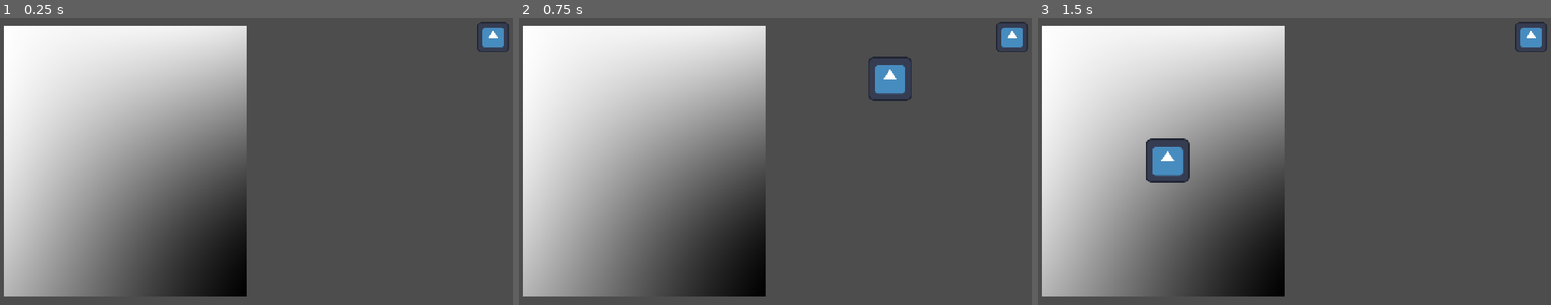
Above: before the commit, frames 1-3 (left to right).
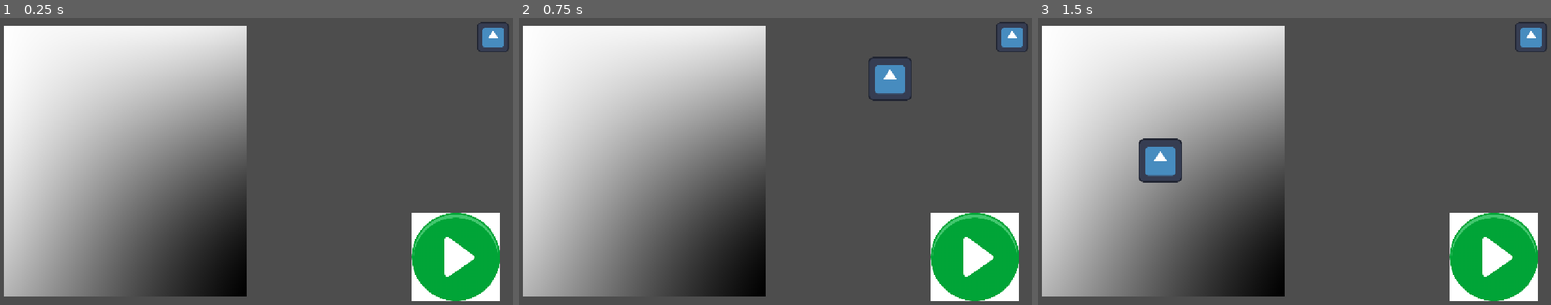
Above: after the commit, the same moments.

Repository: Demoplate/UMPSA-GAME
Game: Godot game, scene res://main.tscn
The game is run twice, just before and just after one commit, with the same random seed, the same clock (stepped at 60 frames per second) and the same inputs. The engine's default icon, where the game draws it, is replaced by a stand-in: a white triangle on a blue panel in a dark square.
Inputs (mouse positions are in pixels of both pictures, inside the frame that each line leads up to):
- Up to frame 1 (0.25 s): no input
- Up to frame 2 (0.75 s): tap Enter at 0.5 s; drag from (1011, 38) to (647, 161) at 0.52 s
- Up to frame 3 (1.5 s): tap Space at 1.25 s; drag from (1186, 175) to (1530, 38) at 1.27 s

The runs differ from the first frame. In frame 1, 5.3% of the frame differs, in the area x 80-98%, y 67-99%; in frame 2, 5.3%; in frame 3, 6.1%, in the area x 19-98%, y 41-99%.

Commit message:
building welder

Diff:
--- a/umpsa_game/Game Scripts/GameData.gd
+++ b/umpsa_game/Game Scripts/GameData.gd
@@ -1,4 +1,3 @@
 extends Node
 
-# This array will hold the position and type of every placed part
 var saved_parts: Array = []
--- /dev/null
+++ b/umpsa_game/Game Scripts/Level Scripts/LVL1.gd
@@ -0,0 +1,40 @@
+extends Node2D
+
+func _ready():
+	if GameData.saved_parts.is_empty():
+		return
+
+	# 1. Calculate the center point of all placed parts combined
+	var center_pos = Vector2.ZERO
+	for part_data in GameData.saved_parts:
+		center_pos += part_data["global_position"]
+	center_pos /= GameData.saved_parts.size()
+
+	# 2. Spawn ONE master RigidBody2D for the entire structure
+	var master_body = RigidBody2D.new()
+	get_tree().current_scene.add_child(master_body)
+	master_body.global_position = center_pos
+
+	# 3. Pull the collision shapes and sprites from each block and attach them to the master body
+	for part_data in GameData.saved_parts:
+		var scene = load(part_data["scene_path"])
+		if scene:
+			var block_instance = scene.instantiate()
+
+			# Extract Sprite2D and CollisionShape2D from the block scene
+			for child in block_instance.get_children():
+				if child is CollisionShape2D or child is Sprite2D:
+					var dup = child.duplicate()
+					master_body.add_child(dup)
+
+					# Position them accurately relative to the new master body center
+					dup.global_position = part_data["global_position"] + child.position.rotated(part_data["rotation"])
+					dup.rotation = part_data["rotation"] + child.rotation
+
+					# Convert to local coordinates of the master body
+					dup.position = master_body.to_local(dup.global_position)
+
+			block_instance.queue_free()
+
+	print("Spawned structure as a single solid RigidBody2D with zero wobble!")
+	GameData.saved_parts.clear()
--- a/umpsa_game/block.gd
+++ b/umpsa_game/Game Scripts/block.gd
@@ -1,13 +1,11 @@
 extends Area2D
 
+@export var grid_size: float = 32.0
 var is_dragging := false
 var is_in_build_area := false
-@export var grid_size: float = 16.0
 
 func _ready():
 	is_dragging = true
-
-	# Connect the overlap signals
 	area_entered.connect(_on_area_entered)
 	area_exited.connect(_on_area_exited)
 
@@ -20,44 +18,34 @@
 
 	if event is InputEventScreenDrag or event is InputEventMouseMotion:
 		var target_pos = event.position
-
-		# Only snap to grid if we are inside the building area!
 		if is_in_build_area:
 			global_position = target_pos.snapped(Vector2(grid_size, grid_size))
 		else:
-			global_position = target_pos # Moves freely outside the zone
+			global_position = target_pos
 
-	# Drop the part when released
 	if (event is InputEventScreenTouch and not event.pressed) or \
 	   (event is InputEventMouseButton and event.button_index == MOUSE_BUTTON_LEFT and not event.pressed):
 		is_dragging = false
 
-		# Check if we are overlapping any other parts (ignoring BuildingArea)
 		var overlapping_with_part = false
 		for area in get_overlapping_areas():
 			if area.name != "BuildingArea":
 				overlapping_with_part = true
 				break
 
-		# If it's inside the build area AND not on top of another part, lock it down!
 		if is_in_build_area and not overlapping_with_part:
 			global_position = global_position.snapped(Vector2(grid_size, grid_size))
 		else:
-			# Otherwise, delete itself (dropped outside or on another part)
 			queue_free()
 
-# Check when entering areas
 func _on_area_entered(area):
 	if not is_dragging:
 		return
-
 	if area.name == "BuildingArea":
 		is_in_build_area = true
 
-# Check when leaving the build zone
 func _on_area_exited(area):
 	if not is_dragging:
 		return
-
 	if area.name == "BuildingArea":
 		is_in_build_area = false
--- a/umpsa_game/building[art.gd
+++ b/umpsa_game/Game Scripts/buildingarea.gd
@@ -14,11 +14,12 @@
 
 	var new_part = part_scene.instantiate()
 
-	# Add directly to the root viewport/scene tree
-	get_tree().root.add_child(new_part)
+	# 1. Add it to the current scene instead of the root viewport
+	get_tree().current_scene.add_child(new_part)
 
-	# Force scale back to normal and set global position
-	new_part.scale = Vector2(1, 1)
+	# 2. Tell it to ignore parent scaling so it stays the correct size
+	new_part.top_level = true
+
 	new_part.global_position = pos
 
 	if new_part.has_method("start_dragging"):
--- /dev/null
+++ b/umpsa_game/Game Scripts/play.gd
@@ -0,0 +1,31 @@
+extends Area2D
+
+@export var target_scene_path: String = "res://lvl1.tscn"
+@export var build_area_path: NodePath = NodePath("../BuildingArea")
+
+func _input_event(_viewport, event, _shape_idx):
+	if (event is InputEventScreenTouch and event.pressed) or \
+	   (event is InputEventMouseButton and event.button_index == MOUSE_BUTTON_LEFT and event.pressed):
+		transition_to_new_scene()
+
+func transition_to_new_scene():
+	GameData.saved_parts.clear()
+
+	var build_area = get_node_or_null(build_area_path)
+	if not build_area:
+		print("ERROR: Couldn't find BuildingArea node!")
+		return
+
+	for area in build_area.get_overlapping_areas():
+		if area.name != "BuildingArea" and not area.is_dragging:
+			var current_path = area.scene_file_path
+			var rigid_path = current_path.replace("block.tscn", "rigid_block.tscn")
+
+			GameData.saved_parts.append({
+				"scene_path": rigid_path,
+				"global_position": area.global_position,
+				"rotation": area.global_rotation
+			})
+
+	print("Saved ", GameData.saved_parts.size(), " parts! Switching scenes...")
+	get_tree().change_scene_to_file(target_scene_path)
--- a/umpsa_game/block.tscn
+++ b/umpsa_game/Parts/block.tscn
@@ -1,6 +1,6 @@
 [gd_scene format=3 uid="uid://cr52j1kepsbnr"]
 
-[ext_resource type="Script" uid="uid://blptu5dep4bsk" path="res://block.gd" id="1_xfwl5"]
+[ext_resource type="Script" uid="uid://blptu5dep4bsk" path="res://Game Scripts/block.gd" id="1_xfwl5"]
 [ext_resource type="Texture2D" uid="uid://clprbafk40il4" path="res://Textures/Icons/icon.svg" id="2_5d32t"]
 
 [sub_resource type="RectangleShape2D" id="RectangleShape2D_g4v7s"]
--- /dev/null
+++ b/umpsa_game/Parts/rigid_block.tscn
@@ -0,0 +1,29 @@
+[gd_scene format=3 uid="uid://dpa5c35mwnxju"]
+
+[ext_resource type="Texture2D" uid="uid://clprbafk40il4" path="res://Textures/Icons/icon.svg" id="2_54hlg"]
+
+[sub_resource type="RectangleShape2D" id="RectangleShape2D_g4v7s"]
+
+[node name="Block" type="RigidBody2D" unique_id=828762731]
+collision_layer = 3
+collision_mask = 3
+
+[node name="Sprite2D" type="Sprite2D" parent="." unique_id=675145379]
+scale = Vector2(0.75, 0.75)
+texture = ExtResource("2_54hlg")
+
+[node name="CollisionShape2D" type="CollisionShape2D" parent="." unique_id=1572802918]
+scale = Vector2(4.7884727, 4.7884727)
+shape = SubResource("RectangleShape2D_g4v7s")
+
+[node name="RayCast2D_Top" type="RayCast2D" parent="." unique_id=1199927128]
+target_position = Vector2(0, -60)
+
+[node name="RayCast2D_Bottom" type="RayCast2D" parent="." unique_id=645364651]
+target_position = Vector2(0, 60)
+
+[node name="RayCast2D_Left" type="RayCast2D" parent="." unique_id=1732006256]
+target_position = Vector2(-60, 0)
+
+[node name="RayCast2D_Right" type="RayCast2D" parent="." unique_id=476740747]
+target_position = Vector2(60, 0)
--- /dev/null
+++ b/umpsa_game/lvl1.tscn
@@ -0,0 +1,22 @@
+[gd_scene format=3 uid="uid://duhv38vos12fq"]
+
+[ext_resource type="Script" uid="uid://cqwkoaku0mdy4" path="res://Game Scripts/Level Scripts/LVL1.gd" id="1_vhjmk"]
+[ext_resource type="Texture2D" uid="uid://c3sblxd8v4m6q" path="res://Textures/Icons/playbutton.png" id="2_hppyo"]
+
+[sub_resource type="RectangleShape2D" id="RectangleShape2D_g4v7s"]
+size = Vector2(1232, 57)
+
+[node name="Node2D" type="Node2D" unique_id=350980743]
+script = ExtResource("1_vhjmk")
+
+[node name="StaticBody2D" type="StaticBody2D" parent="." unique_id=1468527713]
+position = Vector2(279, 625)
+
+[node name="CollisionShape2D" type="CollisionShape2D" parent="StaticBody2D" unique_id=1316060038]
+position = Vector2(283, -18)
+shape = SubResource("RectangleShape2D_g4v7s")
+
+[node name="Sprite2D" type="Sprite2D" parent="StaticBody2D" unique_id=471140598]
+position = Vector2(295, 2)
+scale = Vector2(3.7727273, 0.19999999)
+texture = ExtResource("2_hppyo")
--- a/umpsa_game/main.tscn
+++ b/umpsa_game/main.tscn
@@ -1,8 +1,10 @@
 [gd_scene format=3 uid="uid://bg1y50qq6a8o1"]
 
-[ext_resource type="Script" uid="uid://bgf041kslnfx6" path="res://building[art.gd" id="1_0xm2m"]
-[ext_resource type="PackedScene" uid="uid://cr52j1kepsbnr" path="res://block.tscn" id="2_1bvp3"]
+[ext_resource type="Script" uid="uid://bgf041kslnfx6" path="res://Game Scripts/buildingarea.gd" id="1_0xm2m"]
+[ext_resource type="PackedScene" uid="uid://cr52j1kepsbnr" path="res://Parts/block.tscn" id="2_1bvp3"]
 [ext_resource type="Texture2D" uid="uid://clprbafk40il4" path="res://Textures/Icons/icon.svg" id="2_h2yge"]
+[ext_resource type="Script" uid="uid://b24i0oi0vp5oq" path="res://Game Scripts/play.gd" id="4_lquwl"]
+[ext_resource type="Texture2D" uid="uid://c3sblxd8v4m6q" path="res://Textures/Icons/playbutton.png" id="5_7mycd"]
 
 [sub_resource type="RectangleShape2D" id="RectangleShape2D_g4v7s"]
 
@@ -18,6 +20,7 @@
 noise = SubResource("FastNoiseLite_h2yge")
 
 [sub_resource type="RectangleShape2D" id="RectangleShape2D_57qmd"]
+size = Vector2(10, 20)
 
 [node name="Node2D" type="Node2D" unique_id=1757792821]
 position = Vector2(417, 301)
@@ -50,9 +53,14 @@
 scale = Vector2(-2.9829235, 3.317358)
 texture = SubResource("NoiseTexture2D_gatpv")
 
-[node name="Area2D" type="Area2D" parent="." unique_id=559970560]
+[node name="PLayButton" type="Area2D" parent="." unique_id=559970560]
+position = Vector2(1728.5713, 659.99994)
+script = ExtResource("4_lquwl")
 
-[node name="CollisionShape2D" type="CollisionShape2D" parent="Area2D" unique_id=2105066597]
+[node name="CollisionShape2D" type="CollisionShape2D" parent="PLayButton" unique_id=2105066597]
+position = Vector2(-5, 0)
+scale = Vector2(55.724785, 27.544525)
 shape = SubResource("RectangleShape2D_57qmd")
 
-[node name="Sprite2D" type="Sprite2D" parent="Area2D" unique_id=407851751]
+[node name="Sprite2D" type="Sprite2D" parent="PLayButton" unique_id=407851751]
+texture = ExtResource("5_7mycd")
Not shown, added: umpsa_game/Game Scripts/Level Scripts/LVL1.gd.uid
Renamed: umpsa_game/block.gd.uid -> umpsa_game/Game Scripts/block.gd.uid
Renamed: umpsa_game/building[art.gd.uid -> umpsa_game/Game Scripts/buildingarea.gd.uid
Not shown, added: umpsa_game/Game Scripts/play.gd.uid
Binary file added: umpsa_game/Textures/Icons/playbutton.png
Not shown, added: umpsa_game/Textures/Icons/playbutton.png.import
